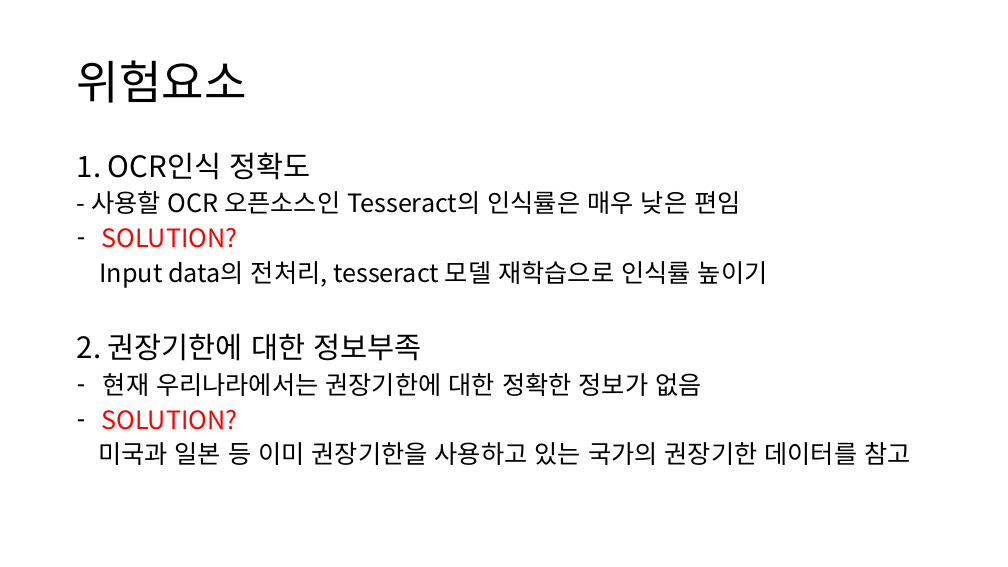
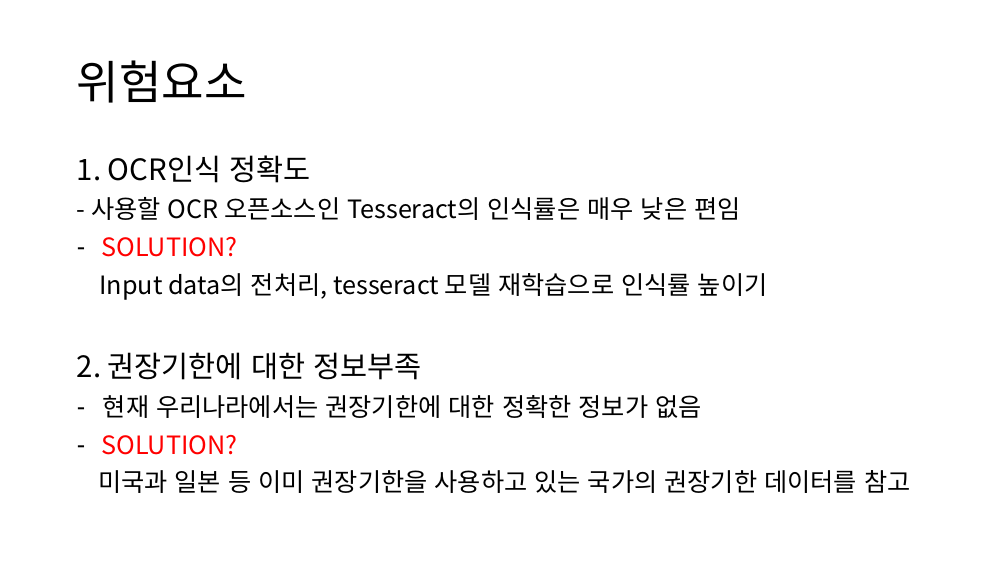
Before and after one commit to LumiereKANG/SW_development, a slide deck: slide 11 of ETC/프로젝트 제안서 7조.pptx (slide 12 before the commit). Drawn at 1008x567 pixels with LibreOffice and Linux fonts; fonts in the diff are those of the drawing. Boxes give left, top, right and bottom in pixels: in the first picture for what was removed or moved away, otherwise in the second. Text is boxed around its words. In the diff, an @@ line names an element or a change of style, - is before the commit and + after.

```diff
--- a/ETC/프로젝트 제안서 7조.pptx
+++ b/ETC/프로젝트 제안서 7조.pptx
@@ text "1. OCR인식 정확도" at box(77, 155, 910, 493): line spacing 0.8 to 0.9 @@
```
Also in this commit, not shown: 4 other slides changed, 2 slides added, 3 slides removed, 1 other file.
